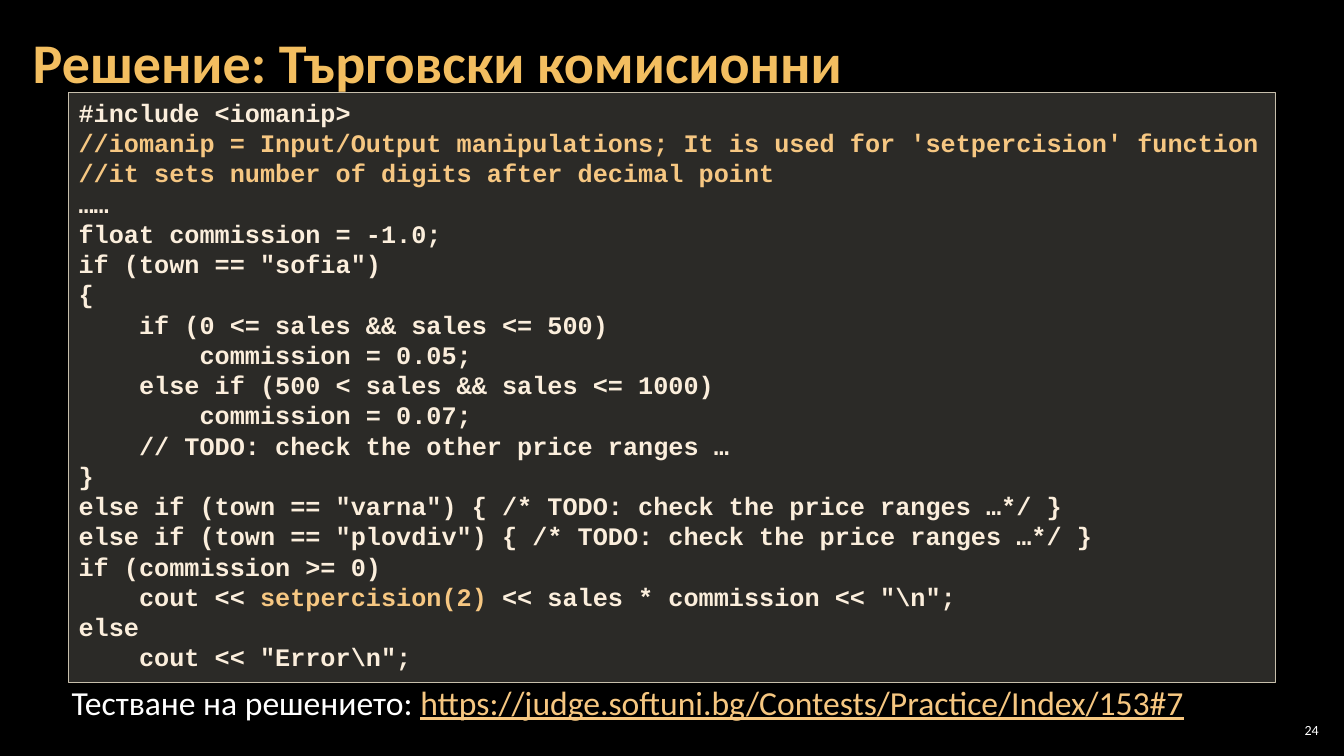
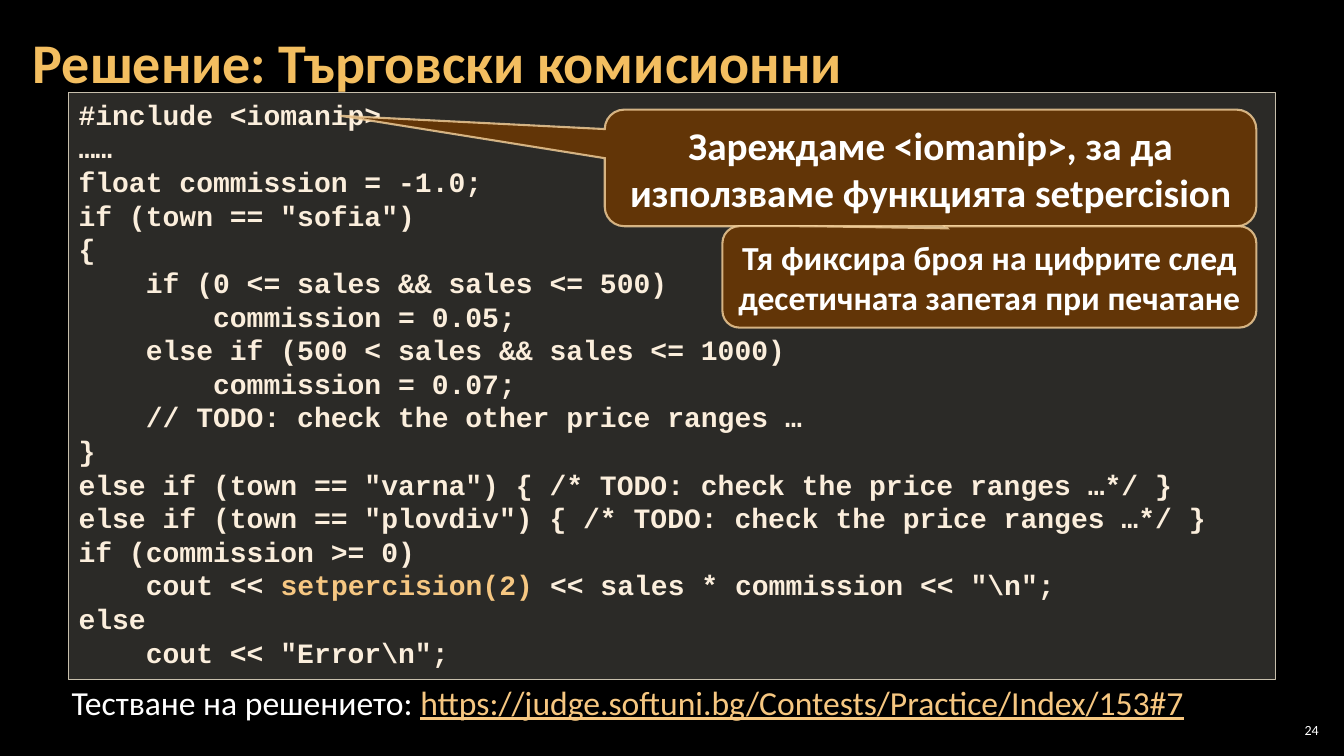
Before and after one commit to Software-University/C-plus-plus, a slide deck: slide 24 of 4. Complex-Conditions/4. Complex-Conditions.pptx. Drawn at 1344x756 pixels with LibreOffice and Linux fonts; fonts in the diff are those of the drawing; background and template pictures are left out. Boxes give left, top, right and bottom in pixels: in the first picture for what was removed or moved away, otherwise in the second. Text is boxed around its words. In the diff, an @@ line names an element or a change of style, - is before the commit and + after.

Commit message:
iomanip is fixed

```diff
--- a/4. Complex-Conditions/4. Complex-Conditions.pptx
+++ b/4. Complex-Conditions/4. Complex-Conditions.pptx
@@ rectangle "#include <iomanip>": place and size @@
-rectangle "#include <iomanip>" at [69, 93, 1275, 684]
+rectangle "#include <iomanip>" at [69, 93, 1275, 680]
@@ rectangle "#include <iomanip>" at [69, 93, 1275, 680]: size 18 to 20 pt @@
@@ rounded speech box added at [605, 110, 1256, 227], fill #663606 at 95% opacity, outline #F8D49E 1.5 pt, 28 pt, text #FFFFFF, bold @@
+Зареждаме <iomanip>, за да използваме функцията setpercision
@@ text in rectangle at [79, 134, 1258, 188]: paragraphs removed @@
-//iomanip = Input/Output manipulations; It is used for 'setpercision' function
-//it sets number of digits after decimal point
@@ rounded speech box added at [722, 226, 1256, 328], fill #663606 at 95% opacity, outline #F8D49E 1.5 pt, 24 pt, text #FFFFFF, bold @@
+Тя фиксира броя на цифрите след десетичната запетая при печатане
```
